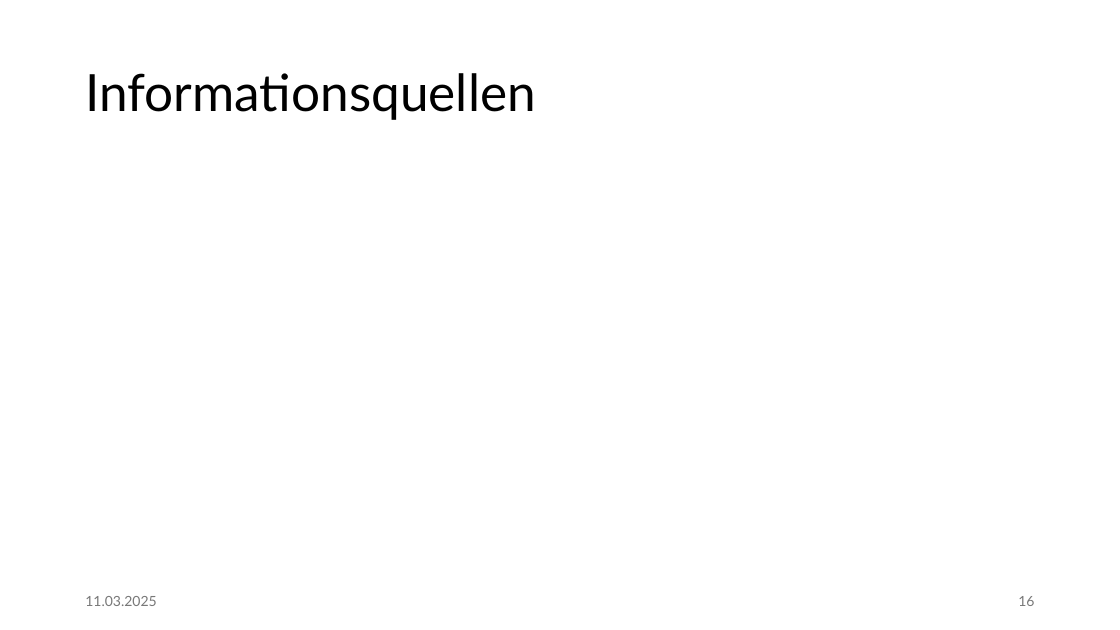
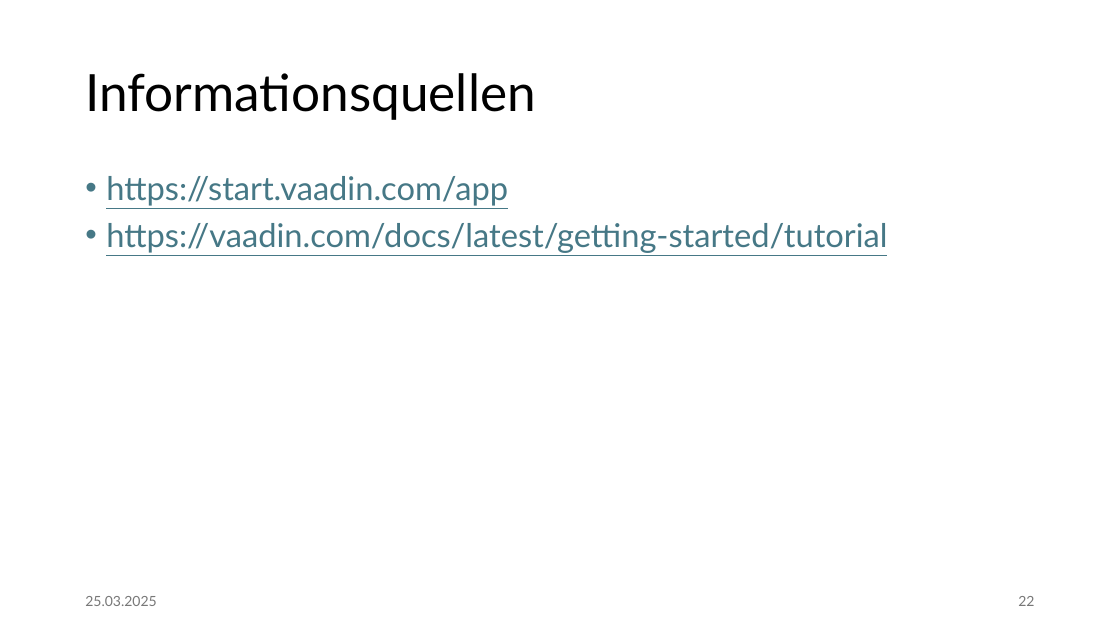
Before and after one commit to jonasaberger/DBI_JavaVaadin, a slide deck: slide 22 of 00_Docs/Projektpraesentation.pptx (slide 16 before the commit). Drawn at 1120x630 pixels with LibreOffice and Linux fonts; fonts in the diff are those of the drawing. Boxes give left, top, right and bottom in pixels: in the first picture for what was removed or moved away, otherwise in the second. Text is boxed around its words. In the diff, an @@ line names an element or a change of style, - is before the commit and + after.

```diff
--- a/00_Docs/Projektpraesentation.pptx
+++ b/00_Docs/Projektpraesentation.pptx
@@ text added at [106, 176, 887, 253], 28 pt, text #467886, underline @@
+• https://start.vaadin.com/app
+• https://vaadin.com/docs/latest/getting-started/tutorial
@@ text at [85, 596, 156, 606]: text changed @@
-11.03.2025
+25.03.2025
@@ page number at [1018, 596, 1034, 606]: text changed @@
-16
+22
```
Also in this commit, not shown: 16 other slides changed, 7 slides added.
